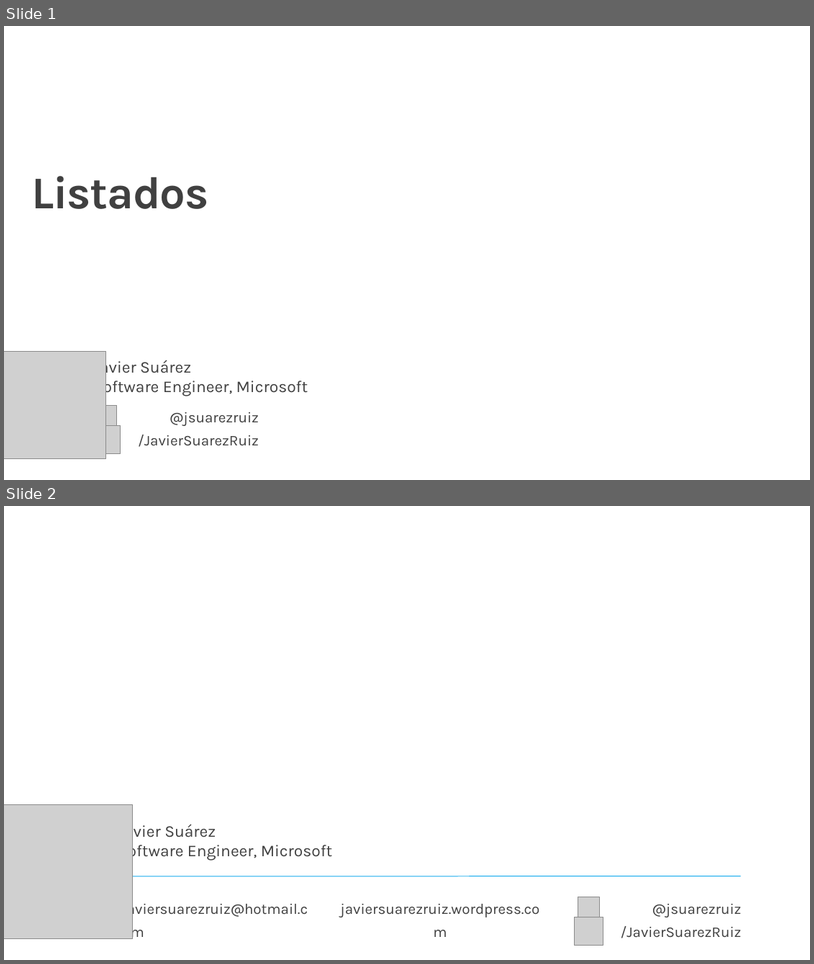
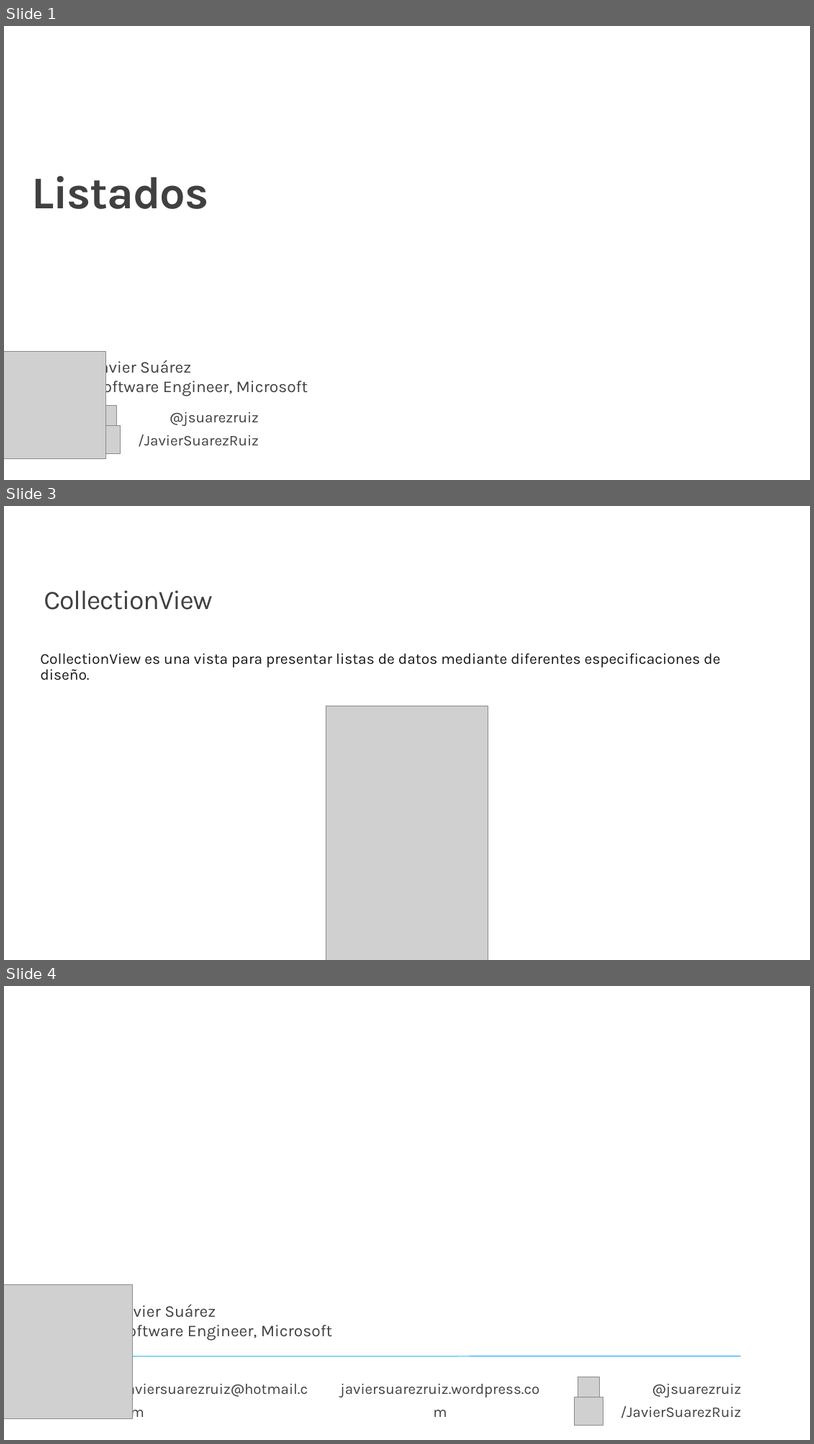
Before and after one commit to jsuarezruiz/taller-dotnet-maui, a slide deck: Bloque 5 - Mostrando datos/Taller18 - Listados.pptx. Shown one above the other, each under a label of ours: slides 1 and 2 before the commit, slides 1, 3 and 4 after it; the slides between them are not shown. The pictures are 814x964 and 814x1444 pixels, drawn with LibreOffice and Linux fonts; fonts in the diff are those of the drawing; grey boxes stand for pictures; background and template pictures are left out. Boxes give left, top, right and bottom in pixels: in the first picture for what was removed or moved away, otherwise in the second. Text is boxed around its words. In the diff, an @@ line names an element or a change of style, - is before the commit and + after.

```diff
--- a/Bloque 5 - Mostrando datos/Taller18 - Listados.pptx
+++ b/Bloque 5 - Mostrando datos/Taller18 - Listados.pptx
@@ slide 3 added at (4,506,810,960), background #FFFFFF @@
@@ title added at (44,590,212,610), 32 pt, text #404040 @@
+CollectionView
@@ text added at (40,653,720,680), 18 pt, text #171717 @@
+CollectionView es una vista para presentar listas de datos mediante diferentes especificaciones de diseño.
@@ picture added at (327,705,488,960) @@
@@ what was slide 2 is now slide 4 @@
```
Also in this commit, not shown: 1 other slide added, 3 other files.
